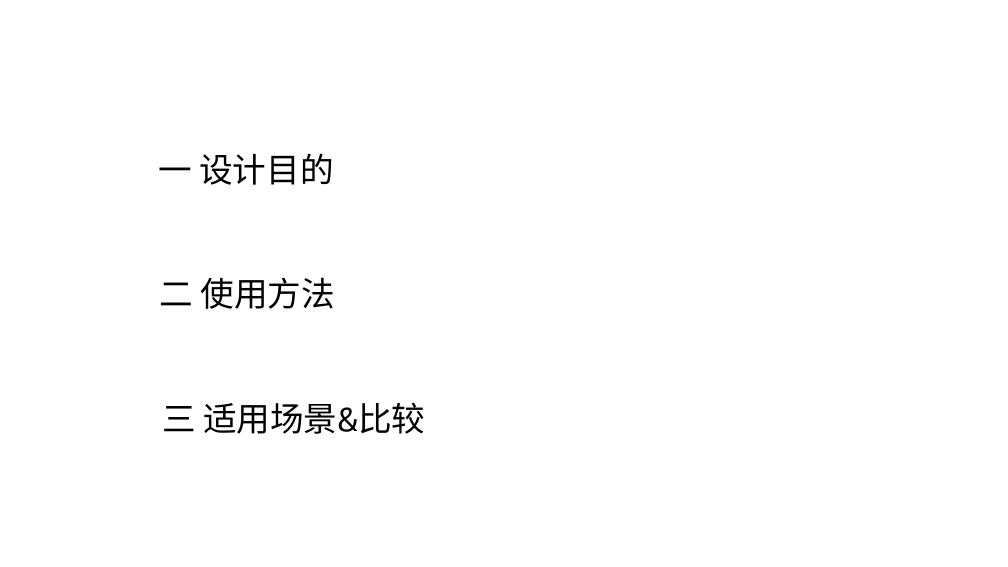
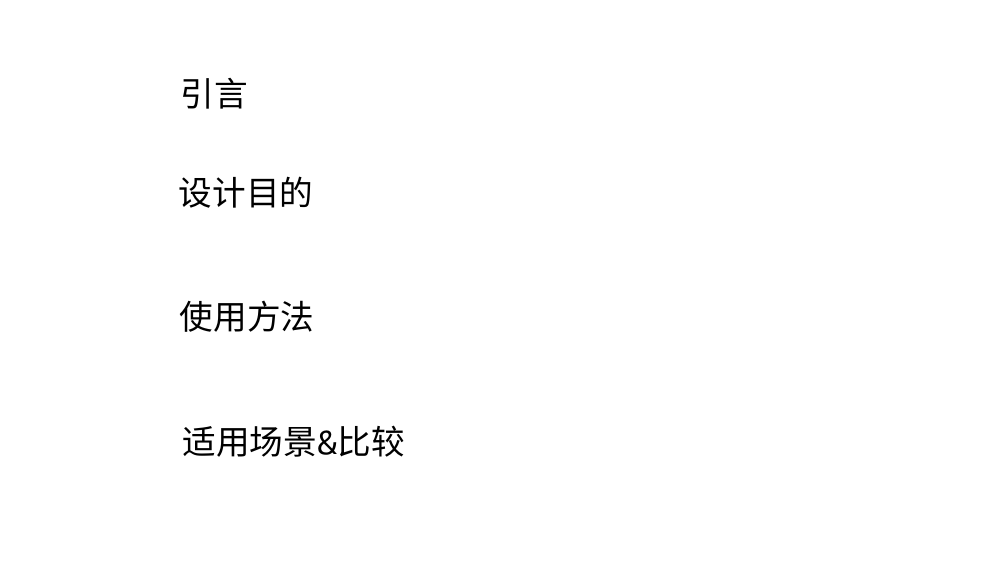
Before and after one commit to tinet-gexd/thread-study, a slide deck: slide 2 of ppt/2022-8-3技术分享.pptx. Drawn at 1008x567 pixels with LibreOffice and Linux fonts; fonts in the diff are those of the drawing; background and template pictures are left out. Boxes give left, top, right and bottom in pixels: in the first picture for what was removed or moved away, otherwise in the second. Text is boxed around its words. In the diff, an @@ line names an element or a change of style, - is before the commit and + after.

```diff
--- a/ppt/2022-8-3技术分享.pptx
+++ b/ppt/2022-8-3技术分享.pptx
@@ text added at (181, 78, 248, 109), 24 pt, text #000000 @@
+引言
@@ text at (179, 176, 313, 208): text changed @@
-一 设计目的
+设计目的
@@ text at (180, 300, 314, 332): text changed @@
-二 使用方法
+使用方法
@@ text at (183, 425, 405, 457): text changed @@
-三 适用场景&比较
+适用场景&比较
```
Also in this commit, not shown: 1 slide added, 3 other files.
